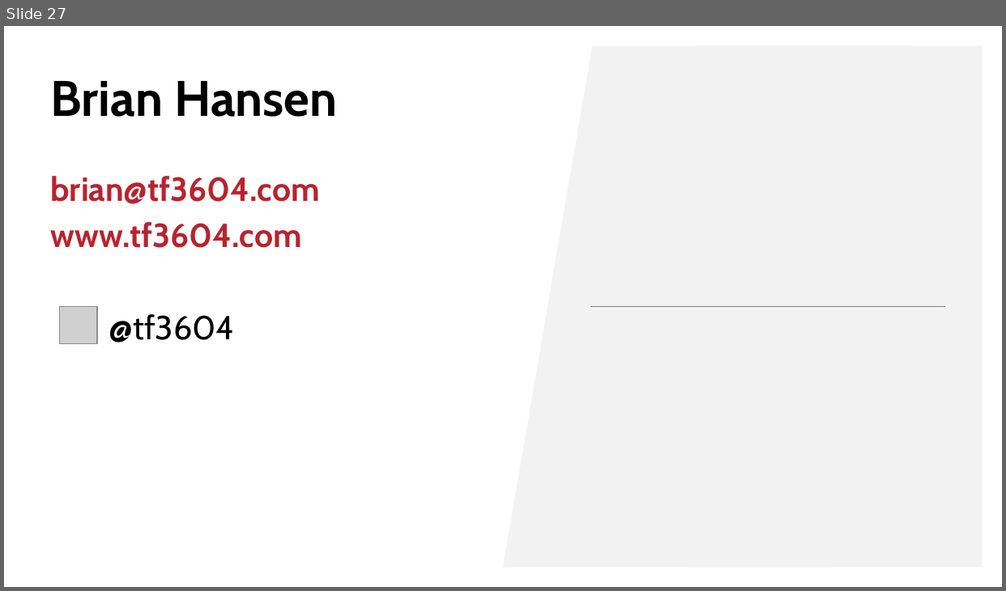
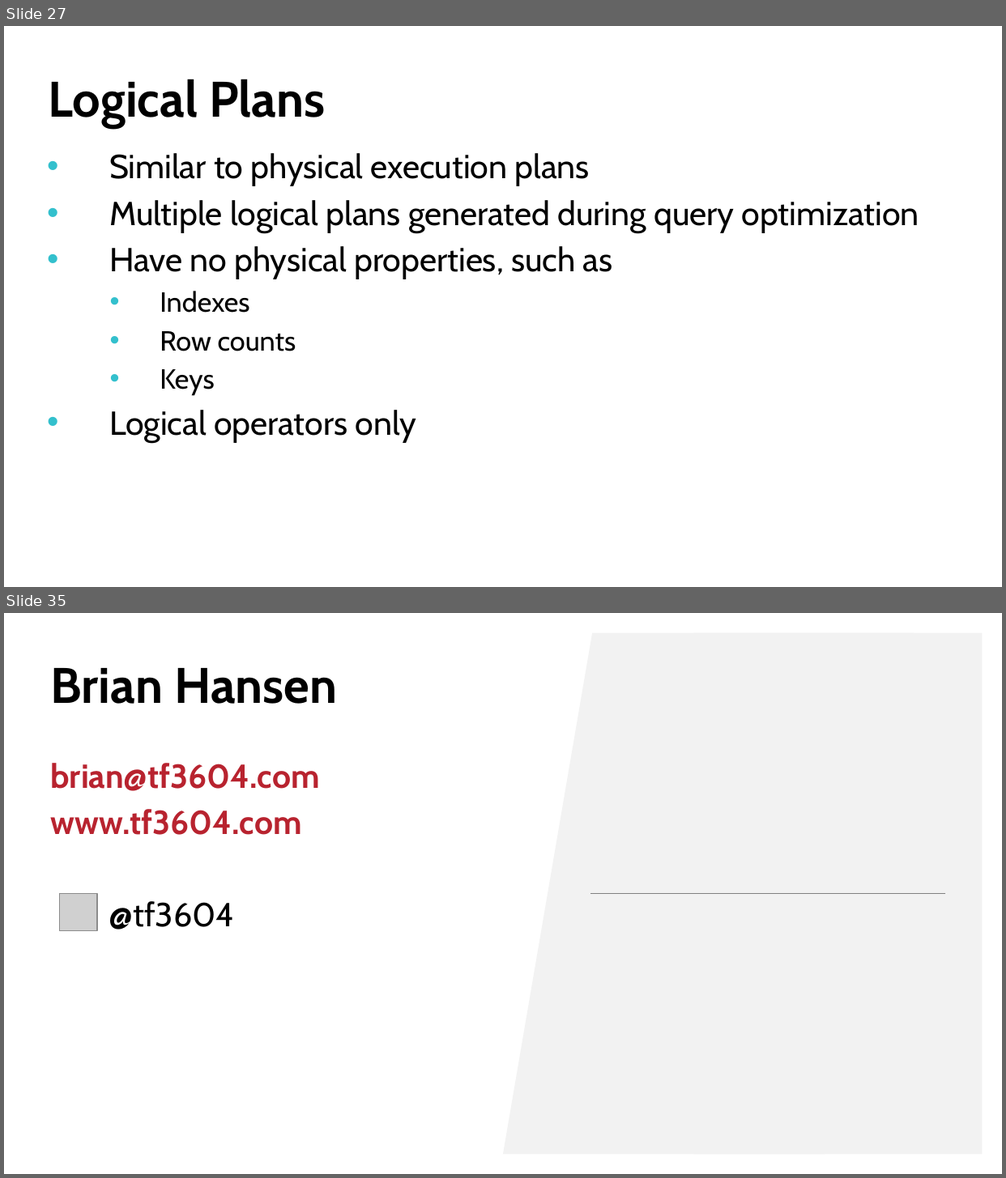
Before and after one commit to tf3604/OptimizerPresentation, a slide deck: Hansen - Get Your Optimizer to Give up All Its Secrets.pptx. Shown one above the other, each under a label of ours: slide 27 before the commit, slides 27 and 35 after it; the slides between them are not shown. The pictures are 1006x591 and 1006x1178 pixels, drawn with LibreOffice and Linux fonts; fonts in the diff are those of the drawing; grey boxes stand for pictures; background and template pictures are left out. Boxes give left, top, right and bottom in pixels: in the first picture for what was removed or moved away, otherwise in the second. Text is boxed around its words. In the diff, an @@ line names an element or a change of style, - is before the commit and + after.

Commit message:
Add Optimization section to slides.

```diff
--- a/Hansen - Get Your Optimizer to Give up All Its Secrets.pptx
+++ b/Hansen - Get Your Optimizer to Give up All Its Secrets.pptx
@@ slide 27 added at [4,26,1002,587], background picture (left out) @@
@@ title added at [48,79,325,128], 36 pt, text #000000, bold @@
+Logical Plans
@@ text added at [109,153,919,442], 24 pt, text #000000 @@
+• Similar to physical execution plans
+• Multiple logical plans generated during query optimization
+• Have no physical properties, such as
+  • Indexes
+  • Row counts
+  • Keys
+• Logical operators only
@@ what was slide 27 is now slide 35 @@
```
Also in this commit, not shown: 7 other slides added.
